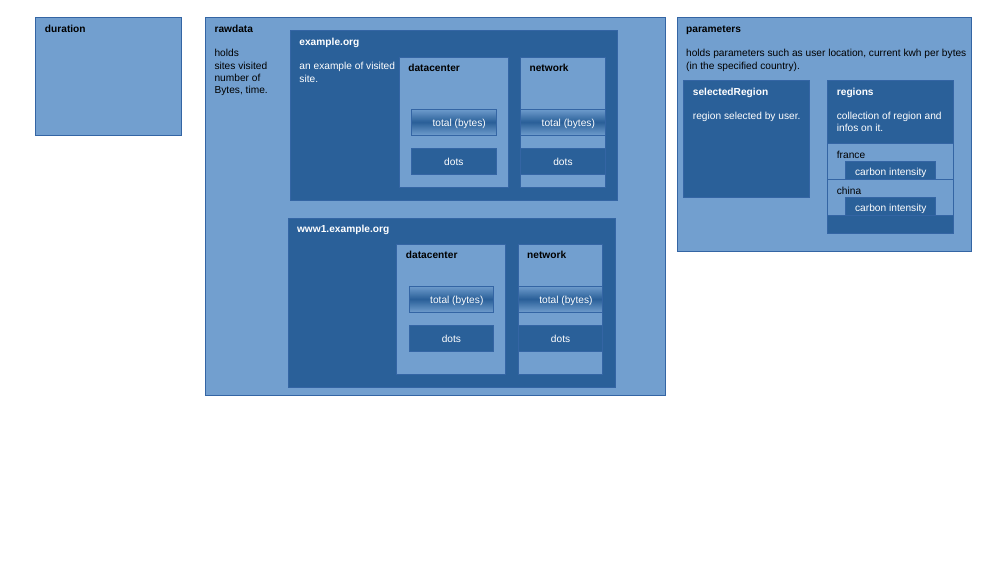
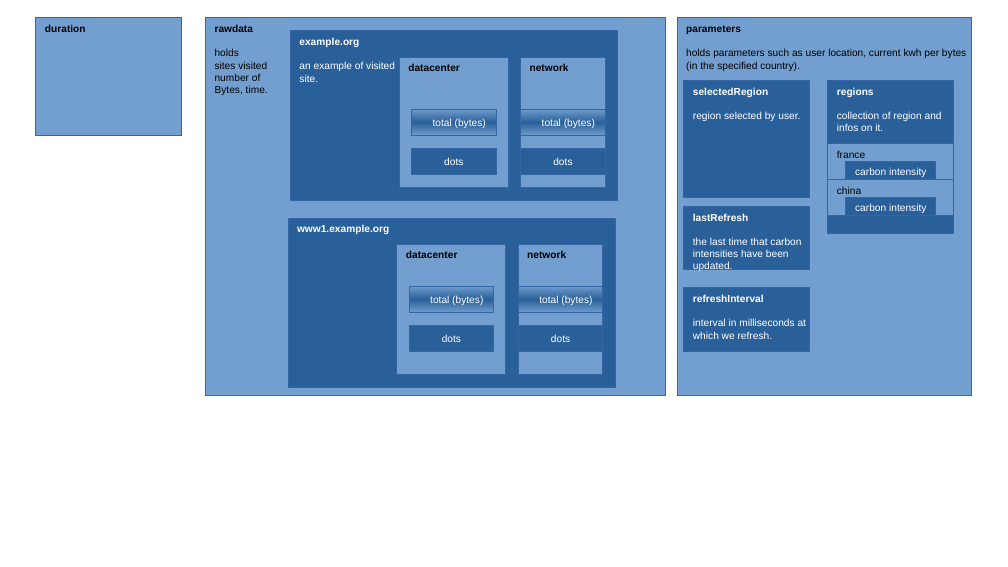
Before and after one commit to AAABBBCCCAAAA/doc, a slide deck: slide 1 of Sans nom 1.odp. Drawn at 1008x567 pixels with LibreOffice and Linux fonts; fonts in the diff are those of the drawing. Boxes give left, top, right and bottom in pixels: in the first picture for what was removed or moved away, otherwise in the second. Text is boxed around its words. In the diff, an @@ line names an element or a change of style, - is before the commit and + after.

```diff
--- a/Sans nom 1.odp
+++ b/Sans nom 1.odp
@@ rectangle "parameters holds parameters such as ...": place and size @@
-rectangle "parameters holds parameters such as ..." at box(678, 18, 972, 252)
+rectangle "parameters holds parameters such as ..." at box(678, 18, 972, 396)
@@ rectangle added at box(684, 207, 810, 270), fill #2A6099, outline #3465A4 0 pt, 8 pt, text #FFFFFF @@
+lastRefresh
+the last time that carbon
+intensities have been
+updated.
@@ rectangle added at box(684, 288, 810, 351), fill #2A6099, outline #3465A4 0 pt, 8 pt, text #FFFFFF @@
+refreshInterval
+interval in milliseconds at
+which we refresh.
```
